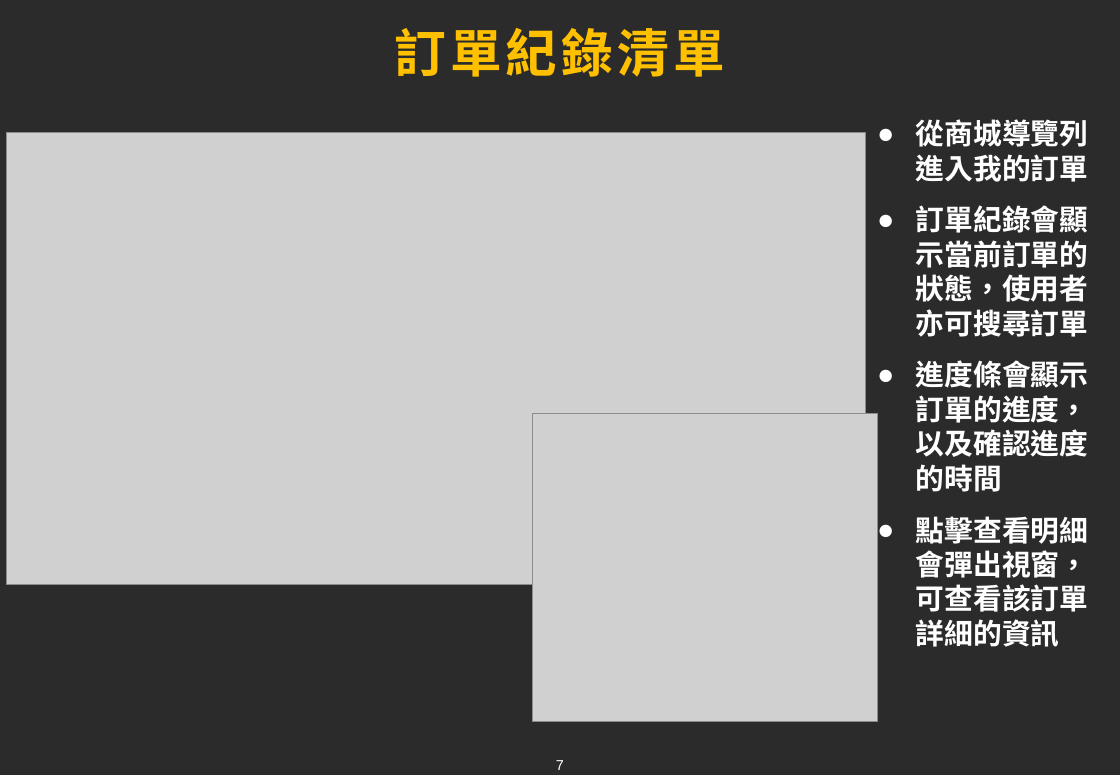
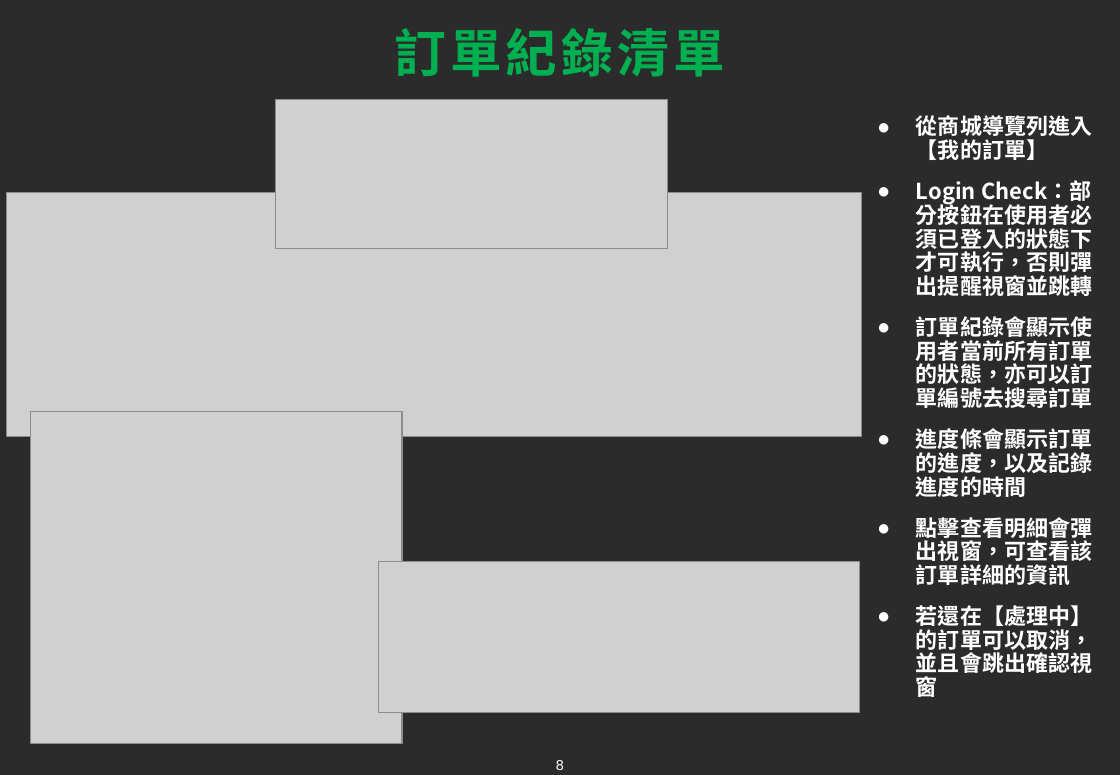
Before and after one commit to tim93009/FinalProject_GameForum, a slide deck: slide 8 of docs/ppt/Liao.pptx (slide 7 before the commit). Drawn at 1120x775 pixels with LibreOffice and Linux fonts; fonts in the diff are those of the drawing; grey boxes stand for pictures; background and template pictures are left out; a plain dark background stands for a picture behind light text. Boxes give left, top, right and bottom in pixels: in the first picture for what was removed or moved away, otherwise in the second. Text is boxed around its words. In the diff, an @@ line names an element or a change of style, - is before the commit and + after.

Commit message:
LoginCheck彈出窗顏色調整、PPT

```diff
--- a/docs/ppt/Liao.pptx
+++ b/docs/ppt/Liao.pptx
@@ title "訂單紀錄清單" at <box>394,28,725,77</box>: text colour #FFC000 to #00B050 @@
@@ picture added at <box>275,99,668,248</box> @@
@@ text at <box>916,115,1092,497</box>: text changed; size 20 to 15.3 pt @@
-● 從商城導覽列進入我的訂單
-● 訂單紀錄會顯示當前訂單的狀態，使用者亦可搜尋訂單
-● 進度條會顯示訂單的進度，以及確認進度的時間
+● 從商城導覽列進入【我的訂單】
+● Login Check：部分按鈕在使用者必須已登入的狀態下才可執行，否則彈出提醒視窗並跳轉
+● 訂單紀錄會顯示使用者當前所有訂單的狀態，亦可以訂單編號去搜尋訂單
+● 進度條會顯示訂單的進度，以及記錄進度的時間
@@ picture: place and size @@
-picture at <box>6,132,866,584</box>
+picture at <box>6,192,861,436</box>
@@ picture added at <box>31,413,402,745</box> @@
@@ picture removed at <box>533,414,878,722</box> @@
@@ text at <box>916,514,1092,585</box>: size 20 to 15.3 pt in "點擊查看明細會彈出視窗，可查看該訂單詳細的資訊"; line spacing 1 to 0.9 @@
@@ picture added at <box>379,562,860,714</box> @@
@@ text at <box>916,605,1092,701</box>: paragraph added @@
+● 若還在【處理中】的訂單可以取消，並且會跳出確認視窗
@@ page number at <box>556,760,564,770</box>: text changed @@
-7
+8
```
Also in this commit, not shown: 8 other slides changed, 1 slide added, 1 other file.
